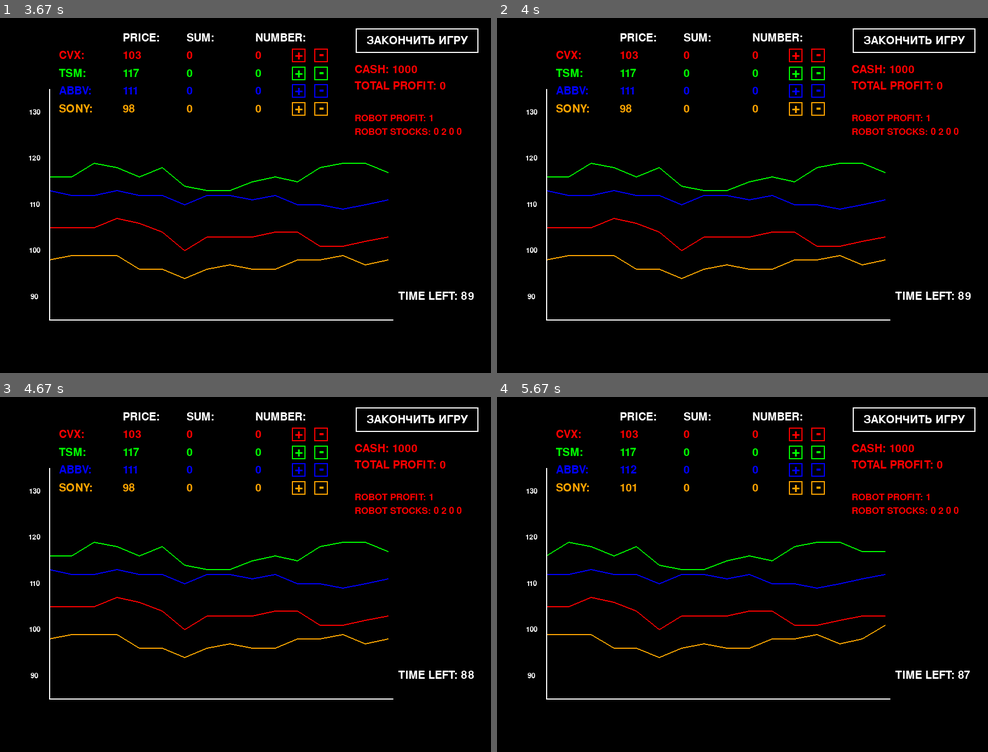
Above: before the commit, frames 1-4 (two rows, left to right).
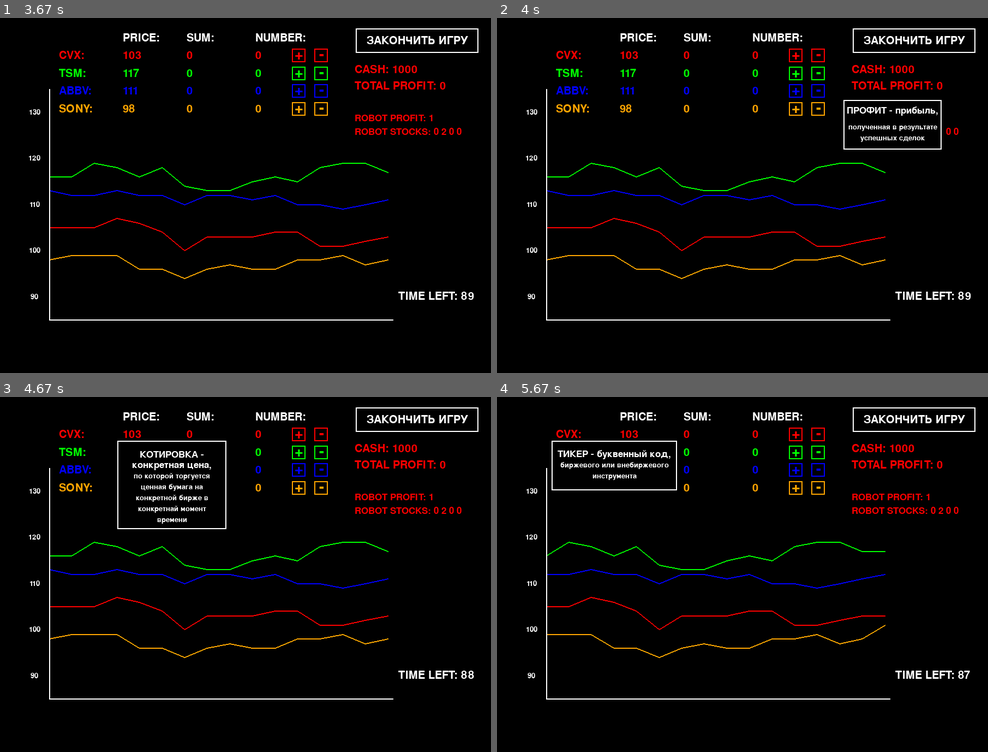
Above: after the commit, the same moments.

Repository: alicevino/project2_PyGame
Game: pygame game, started from main.py
The game is run twice, just before and just after one commit, with the same random seed, the same clock (stepped at 60 frames per second) and the same inputs.
Inputs (mouse positions are in pixels of both pictures, inside the frame that each line leads up to):
- Up to frame 1 (3.67 s): press the mouse at (127, 199) at 0.37 s; move the mouse to (211, 234) at 0.47 s; release the mouse at (294, 273) at 0.6 s; click "ИГРАТЬ" at 0.72 s; click "ЗАКОНЧИТЬ ИГРУ" at 1.05 s; press the mouse at (373, 337) at 1.37 s; move the mouse to (284, 294) at 1.47 s; release the mouse at (196, 252) at 1.6 s; press the mouse at (382, 110) at 1.7 s; move the mouse to (220, 145) at 1.8 s; release the mouse at (63, 184) at 1.93 s; press the mouse at (353, 245) at 2.03 s; move the mouse to (368, 284) at 2.13 s; release the mouse at (382, 323) at 2.27 s; press the mouse at (353, 270) at 2.37 s; move the mouse to (319, 277) at 2.47 s; release the mouse at (284, 284) at 2.6 s; click "ИГРАТЬ" at 2.72 s; click "ИГРАТЬ" at 3.05 s; press the mouse at (397, 85) at 3.37 s; move the mouse to (274, 78) at 3.47 s; release the mouse at (152, 74) at 3.6 s
- Up to frame 2 (4 s): click (919, 85) at 3.72 s
- Up to frame 3 (4.67 s): press the mouse at (68, 428) at 4.03 s; move the mouse to (147, 482) at 4.13 s; release the mouse at (225, 539) at 4.27 s; click (132, 428) at 4.38 s, where only the run after the commit has a clickable "103"
- Up to frame 4 (5.67 s): click (781, 460) at 4.72 s; click "CVX:" at 5.55 s

Frame 1 is identical in both runs. In frame 2, 0.9% of the frame differs, in the area x 70-91%, y 23-38%; in frame 3, 1.2%, in the area x 23-47%, y 12-38%; in frame 4, 1.0%.

Commit message:
context hints added

Diff:
--- a/game_window.py
+++ b/game_window.py
@@ -23,7 +23,9 @@
         self.time = pygame.time.get_ticks()
         self.next()
         self.draw_timer()
-        self.show_hint()
+        self.show_hint_prof()
+        self.show_hint_tick()
+        self.show_hint_cot()
 
     # переход к сдедующему игровому такту
     def next(self):
@@ -236,9 +238,9 @@
                     params.LEVEL[cur_comp][-1] -= 1
                     params.CUR_CASH += cur_price
 
-    # печать контекстных подсказок
-    def show_hint(self):
-        if params.HINT:
+    # печать контекстных подсказок - профит
+    def show_hint_prof(self):
+        if params.HINT_PROF:
             utils.draw_button(
                 (635, 150),
                 (180, params.height * 0.14),
@@ -247,6 +249,32 @@
             utils.set_input_text('полученная в результате', (725, 200), 20)
             utils.set_input_text('успешных сделок', (725, 220), 20)
 
+    # печать контекстных подсказок - тикер
+    def show_hint_tick(self):
+        if params.HINT_TICK:
+            utils.draw_button(
+                (100, 80),
+                (230, params.height * 0.14),
+                2)
+            utils.set_text('ТИКЕР - буквенный код,', params.COLOR, 0, 0, 25, (215, 105))
+            utils.set_input_text('биржевого или внебиржевого', (215, 125), 20)
+            utils.set_input_text('инструмента', (215, 145), 20)
+
+    # печать контекстных подсказок - котировка
+    def show_hint_cot(self):
+        if params.HINT_COT:
+            utils.draw_button(
+                (215, 80),
+                (200, params.height * 0.25),
+                2)
+            utils.set_text('КОТИРОВКА -', params.COLOR, 0, 0, 25, (315, 105))
+            utils.set_text('конкретная цена,', params.COLOR, 0, 0, 25, (315, 125))
+            utils.set_input_text('по которой торгуется', (315, 145), 20)
+            utils.set_input_text('ценная бумага на', (315, 165), 20)
+            utils.set_input_text('конкретной бирже в', (315, 185), 20)
+            utils.set_input_text('конкретнай момент', (315, 205), 20)
+            utils.set_input_text('времени', (315, 225), 20)
+
     # печать времени, оставшегося до конца игры
     def draw_timer(self):
         font = pygame.font.Font(None, 30)
--- a/main.py
+++ b/main.py
@@ -109,13 +109,29 @@
                 if params.WINDOW == 'game':
                     window.shange_stock_num(event.pos)
 
-        # контекстная подсказка
+        # контекстная подсказка - профит
         if event.type == pygame.MOUSEMOTION:
             if params.WINDOW == 'game':
                 if 650 <= event.pos[0] <= 800 and 115 <= event.pos[1] <= 130:
-                    HINT = True
+                    params.HINT_PROF = True
                 else:
-                    HINT = False
+                    params.HINT_PROF = False
+
+        # контекстная подсказка - тикер
+        if event.type == pygame.MOUSEMOTION:
+            if params.WINDOW == 'game':
+                if 115 <= event.pos[0] <= 140 and 50 <= event.pos[1] <= 70:
+                    params.HINT_TICK = True
+                else:
+                    params.HINT_TICK = False
+
+        # контекстная подсказка - котировка
+        if event.type == pygame.MOUSEMOTION:
+            if params.WINDOW == 'game':
+                if 230 <= event.pos[0] <= 260 and 50 <= event.pos[1] <= 70:
+                    params.HINT_COT = True
+                else:
+                    params.HINT_COT = False
 
         # finish_window stars
         if event.type == pygame.MOUSEBUTTONUP:
--- a/params.py
+++ b/params.py
@@ -16,7 +16,9 @@
 # SPEED = 60  # 30, ... - per minute
 
 ALERT = False
-HINT = False
+HINT_PROF = False
+HINT_TICK = False
+HINT_COT = False
 
 # Параметры игрока
 INITIAL_CASH = 1_000
Not shown, changed: TODO.txt
